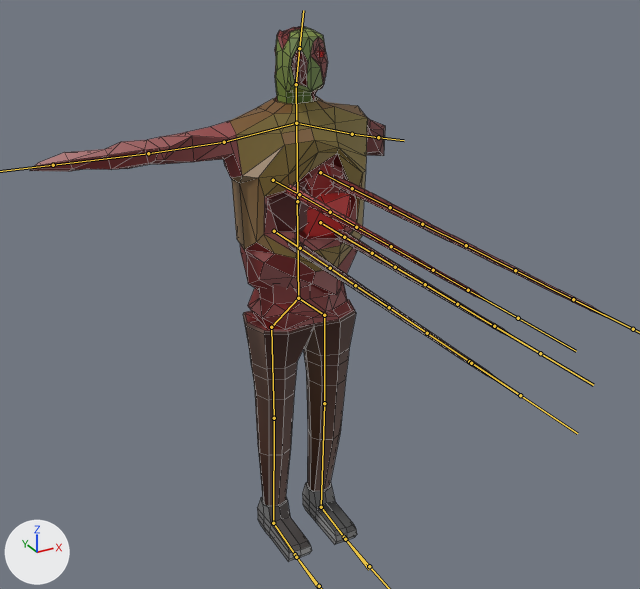
What one commit did to the FBX model Assets/Models/Zombies/tentacle1.fbx.
Camera for both pictures: a 50 mm camera at (-1.48, -2.87, 2.53) aimed at (-0.2, -0.54, 1.37). Lighting does not change. The marker at lower left points along +X, +Y and +Z. The bones that bend it are drawn over the model as lines. Mesh edges are drawn as thin lines.
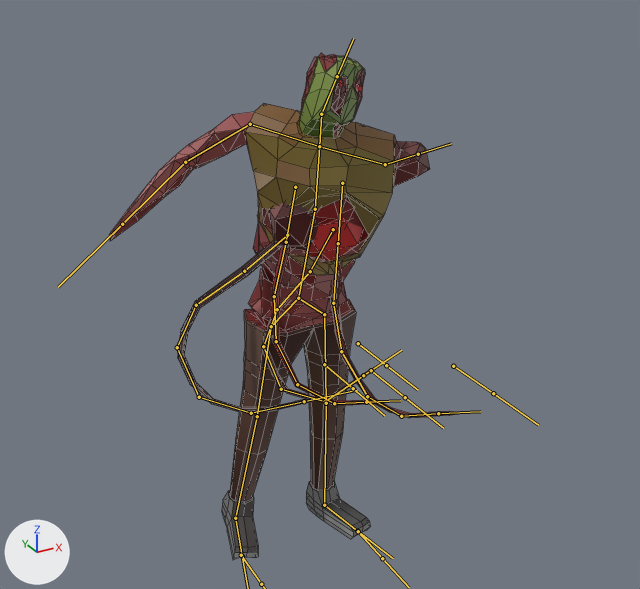
The newer file adds an action. The first version stands in its rest pose; the second is drawn at frame 21 of the action 'Armature|Armature|Armature|Armature|Armature|Attack|Armature|Attack|'.

What the commit changed:
Bone 'LowerBody' (bone_lowerbody) turns from (0, 0, 0) to (12, 2, -4) degrees about its own x, y and z.
Bone 'UpperBody' (bone_upperbody) turns from (0, 0, 0) to (13, -28, 7) degrees about its own x, y and z.
Bone 'L.UpperArm' (bone_l_upperarm) turns from (0, 0, 0) to (37, 8, 9) degrees about its own x, y and z.
Bone 'Head' (bone_head) turns from (0, 0, 0) to (39, 19, 39) degrees about its own x, y and z.
Bone 'R.Shoulder' (bone_r_shoulder) turns from (0, 0, 0) to (0, -11, 30) degrees about its own x, y and z.
Bone 'Tentacle1.start' (bone_tentacle1_start) turns from (0, 0, 0) to (21, 32, -37) degrees about its own x, y and z.
Bone 'R.LowerArm' (bone_r_lowerarm) turns from (0, 0, 0) to (-11, 31, 16) degrees about its own x, y and z.
Bone 'Tentacle1.Start' (bone_tentacle1_start_) turns from (0, 0, 0) to (62, -43, 37) degrees about its own x, y and z.
Bone 'Tentacle1piece' (bone_tentacle1piece) turns from (0, 0, 0) to (1, 2, -5) degrees about its own x, y and z.
Bone 'Tentacle1piece.001' (bone_tentacle1piece_001) turns from (0, 0, 0) to (11, -1, 29) degrees about its own x, y and z.
Bone 'Tentacle1piece.002' (bone_tentacle1piece_002) turns from (0, 0, 0) to (14, -4, 45) degrees about its own x, y and z.
Bone 'Tentacle1piece.003' (bone_tentacle1piece_003) turns from (0, 0, 0) to (13, -5, 46) degrees about its own x, y and z.
Bone 'Tentacle1.End' (bone_tentacle1_end) turns from (0, 0, 0) to (8, -2, 28) degrees about its own x, y and z.
Bone 'Tentacle2.Start' (bone_tentacle2_start) turns from (0, 0, 0) to (64, -29, 19) degrees about its own x, y and z.
Bone 'Tentacle2piece' (bone_tentacle2piece) turns from (0, 0, 0) to (-7, -1, -10) degrees about its own x, y and z.
Bone 'Tentacle2piece.001' (bone_tentacle2piece_001) turns from (0, 0, 0) to (9, -2, 19) degrees about its own x, y and z.
Bone 'Tentacle2piece.002' (bone_tentacle2piece_002) turns from (0, 0, 0) to (19, -7, 36) degrees about its own x, y and z.
Bone 'Tentacle2piece.003' (bone_tentacle2piece_003) turns from (0, 0, 0) to (23, -10, 44) degrees about its own x, y and z.
Bone 'Tentacle2.End' (bone_tentacle2_end) turns from (0, 0, 0) to (23, 1, 46) degrees about its own x, y and z.
Bone 'Tentacle3.Start' (bone_tentacle3_start) turns from (0, 0, 0) to (76, 0, 1) degrees about its own x, y and z.
Bone 'Tentacle3piece' (bone_tentacle3piece) turns from (0, 0, 0) to (2, 0, 0) degrees about its own x, y and z.
Bone 'Tentacle3piece.001' (bone_tentacle3piece_001) turns from (0, 0, 0) to (27, 0, 0) degrees about its own x, y and z.
Bone 'Tentacle3piece.002' (bone_tentacle3piece_002) turns from (0, 0, 0) to (37, 0, 0) degrees about its own x, y and z.
Bone 'Tentacle3piece.003' (bone_tentacle3piece_003) turns from (0, 0, 0) to (35, 0, 0) degrees about its own x, y and z.
Bone 'Tentacle3.End' (bone_tentacle3_end) turns from (0, 0, 0) to (21, 0, 0) degrees about its own x, y and z.
Bone 'Tentacle4.Start' (bone_tentacle4_start) turns from (0, 0, 0) to (79, -6, 4) degrees about its own x, y and z.
Bone 'Tentacle4piece' (bone_tentacle4piece) turns from (0, 0, 0) to (-1, 1, -3) degrees about its own x, y and z.
Bone 'Tentacle4piece.001' (bone_tentacle4piece_001) turns from (0, 0, 0) to (25, 0, 4) degrees about its own x, y and z.
Bone 'Tentacle4piece.002' (bone_tentacle4piece_002) turns from (0, 0, 0) to (37, -1, 7) degrees about its own x, y and z.
Bone 'Tentacle4piece.003' (bone_tentacle4piece_003) turns from (0, 0, 0) to (35, -2, 8) degrees about its own x, y and z.
Bone 'Tentacle4.End' (bone_tentacle4_end) turns from (0, 0, 0) to (19, -1, 6) degrees about its own x, y and z.
Bone 'L.UpperLeg' (bone_l_upperleg) turns from (0, 0, 0) to (0, 0, -1) degrees about its own x, y and z.
Bone 'L.Foot' (bone_l_foot) turns from (0, 0, 0) to (-1, -2, 14) degrees about its own x, y and z.
Bone 'R.Hip' (bone_r_hip) turns from (0, 0, 0) to (0, -1, -2) degrees about its own x, y and z.
Bone 'R.UpperLeg' (bone_r_upperleg) turns from (0, 0, 0) to (2, 1, 9) degrees about its own x, y and z.
Bone 'R.LowerLeg' (bone_r_lowerleg) turns from (0, 0, 0) to (2, 2, 0) degrees about its own x, y and z.
Bone 'R.Foot' (bone_r_foot) turns from (0, 0, 0) to (-2, 1, -11) degrees about its own x, y and z.
Bone 'R.FootIK' (bone_r_footik) moves from (0.0, 0.0, 0.0) to (-0.201, -0.123, 0.0).
Bone 'L.FootIK' (bone_l_footik) moves from (0.0, 0.0, 0.0) to (0.074, -0.016, 0.0).

What differs and where, as boxes [x1, y1, x2, y2] in the pictures (640 x 589 px):
'Cube', posed (39% narrower)
    before: [30, 27, 610, 561]
    after: [109, 53, 463, 560]
bone 'LowerBody', root to tip
    before: (298, 298) to (297, 199)
    after: (298, 298) to (315, 206)
bone 'UpperBody', root to tip
    before: (297, 201) to (296, 123)
    after: (315, 209) to (319, 146)
bone 'L.UpperArm', root to tip
    before: (352, 134) to (378, 137)
    after: (385, 164) to (418, 154)
bone 'Head', root to tip
    before: (296, 84) to (299, 48)
    after: (321, 114) to (337, 76)
bone 'R.Shoulder', root to tip
    before: (296, 123) to (224, 142)
    after: (319, 146) to (250, 124)
bone 'Tentacle1.start', root to tip
    before: (224, 142) to (148, 153)
    after: (250, 124) to (185, 162)
bone 'R.LowerArm', root to tip
    before: (148, 153) to (53, 165)
    after: (185, 162) to (122, 224)
bone 'Tentacle1.Start', root to tip
    before: (274, 231) to (300, 248)
    after: (287, 235) to (244, 271)
bone 'Tentacle1piece', root to tip
    before: (300, 248) to (330, 268)
    after: (244, 271) to (196, 305)
bone 'Tentacle1piece.001', root to tip
    before: (330, 268) to (355, 285)
    after: (196, 305) to (177, 347)
bone 'Tentacle1piece.002', root to tip
    before: (355, 285) to (389, 307)
    after: (177, 347) to (199, 397)
bone 'Tentacle1piece.003', root to tip
    before: (389, 307) to (427, 333)
    after: (199, 397) to (251, 413)
bone 'Tentacle1.End', root to tip
    before: (427, 333) to (469, 361)
    after: (251, 413) to (304, 401)
bone 'Tentacle2.Start', root to tip
    before: (320, 222) to (344, 237)
    after: (333, 229) to (310, 271)
bone 'Tentacle2piece', root to tip
    before: (344, 237) to (372, 253)
    after: (310, 271) to (277, 309)
bone 'Tentacle2piece.001', root to tip
    before: (372, 253) to (395, 267)
    after: (277, 309) to (263, 346)
bone 'Tentacle2piece.002', root to tip
    before: (395, 267) to (425, 284)
    after: (263, 346) to (281, 389)
bone 'Tentacle2piece.003', root to tip
    before: (425, 284) to (457, 304)
    after: (281, 389) to (325, 401)
bone 'Tentacle2.End', root to tip
    before: (457, 304) to (494, 326)
    after: (325, 401) to (363, 375)
bone 'Tentacle3.Start', root to tip
    before: (320, 172) to (352, 188)
    after: (342, 183) to (338, 243)
bone 'Tentacle3piece', root to tip
    before: (352, 188) to (390, 207)
    after: (338, 243) to (333, 303)
bone 'Tentacle3piece.001', root to tip
    before: (390, 207) to (422, 224)
    after: (333, 303) to (341, 351)
bone 'Tentacle3piece.002', root to tip
    before: (422, 224) to (466, 245)
    after: (341, 351) to (367, 396)
bone 'Tentacle3piece.003', root to tip
    before: (466, 245) to (515, 270)
    after: (367, 396) to (401, 416)
bone 'Tentacle3.End', root to tip
    before: (515, 270) to (573, 299)
    after: (401, 416) to (438, 413)
bone 'Tentacle4.Start', root to tip
    before: (273, 180) to (299, 194)
    after: (295, 187) to (286, 242)
bone 'Tentacle4piece', root to tip
    before: (299, 194) to (330, 212)
    after: (286, 242) to (274, 296)
bone 'Tentacle4piece.001', root to tip
    before: (330, 212) to (356, 227)
    after: (274, 296) to (276, 341)
bone 'Tentacle4piece.002', root to tip
    before: (356, 227) to (391, 246)
    after: (276, 341) to (297, 384)
bone 'Tentacle4piece.003', root to tip
    before: (391, 246) to (433, 270)
    after: (297, 384) to (334, 403)
bone 'Tentacle4.End', root to tip
    before: (433, 270) to (468, 290)
    after: (334, 403) to (366, 402)
bone 'L.UpperLeg', root to tip
    before: (324, 315) to (324, 403)
    after: (324, 314) to (326, 403)
bone 'L.Foot', root to tip
    before: (321, 507) to (344, 537)
    after: (324, 505) to (357, 531)
bone 'R.Hip', root to tip
    before: (298, 298) to (271, 327)
    after: (298, 298) to (271, 326)
bone 'R.UpperLeg', root to tip
    before: (271, 327) to (274, 418)
    after: (271, 326) to (257, 416)
bone 'R.LowerLeg', root to tip
    before: (274, 418) to (273, 523)
    after: (257, 416) to (235, 518)
bone 'R.Foot', root to tip
    before: (273, 523) to (295, 554)
    after: (235, 518) to (242, 556)
bone 'R.FootIK', root to tip
    before: (296, 557) to (319, 586)
    after: (241, 555) to (261, 584)
bone 'L.FootIK', root to tip
    before: (345, 539) to (369, 566)
    after: (358, 531) to (382, 558)
